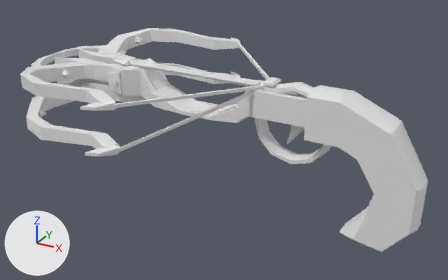
The FBX model Onigatana Actual/Onigatana Actual/Assets/Models/crossbow2.fbx, before and after one commit.
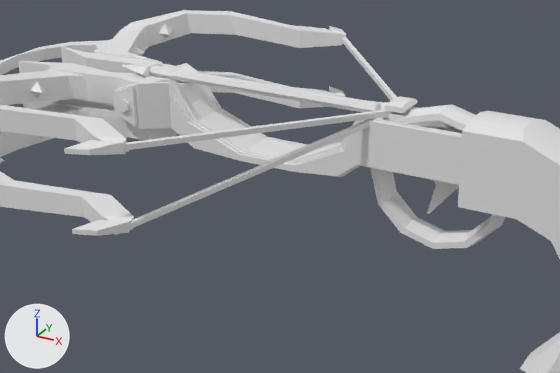
Each version is shown whole from a 50 mm camera at (0.554, -1.776, 0.956) aimed at (-0.395, -0.05, 0.094), then close up on the part from 10% to 81% of the width and 8% to 84% of the height. The lights are fixed; the arrows at lower left show +X, +Y and +Z. Where no turn or scale is listed for an object, it has been applied to the vertices.
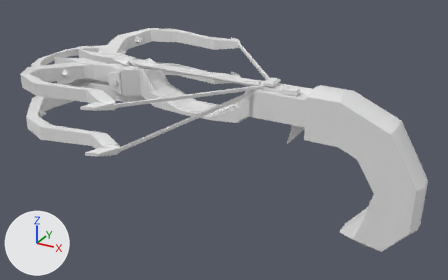
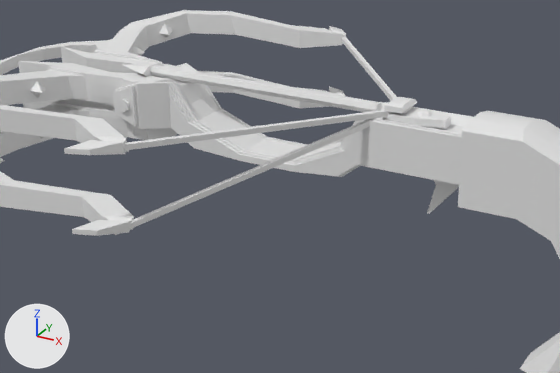
Pixel boxes [x1, y1, x2, y2] of what changed, in the close-ups (560 x 373 px):
'Torus.001', deleted
    before: [371, 104, 505, 249]
'Cube.001', moved
    before: [149, 65, 381, 112]
    after: [150, 65, 382, 112]
'Cube.005', moved
    before: [383, 96, 450, 129]
    after: [382, 97, 451, 129]
'Cone', moved
    before: [121, 63, 163, 77]
    after: [123, 63, 165, 76]

What changed in the scene script:
```text
Change ob_cone:
    ob_cone.location: (-0.806, -0.065, 0.321) -> (-0.806, -0.062, 0.321)
Change ob_cube_001:
    ob_cube_001.location: (-0.513, -0.065, 0.322) -> (-0.513, -0.062, 0.322)
Remove ob_torus_001:
    ob_torus_001 = bpy.data.objects.new('Torus.001', me_torus_001)
    ob_torus_001.location = (-0.129, -0.062, 0.211)
Change ob_cube_005:
    ob_cube_005.location: (-0.206, -0.062, 0.322) -> (-0.206, -0.064, 0.322)
```
